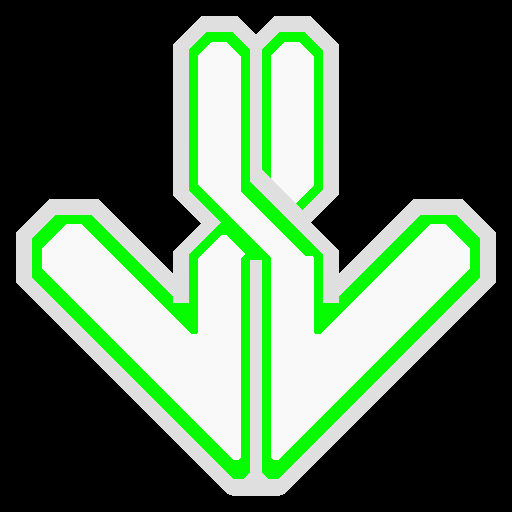
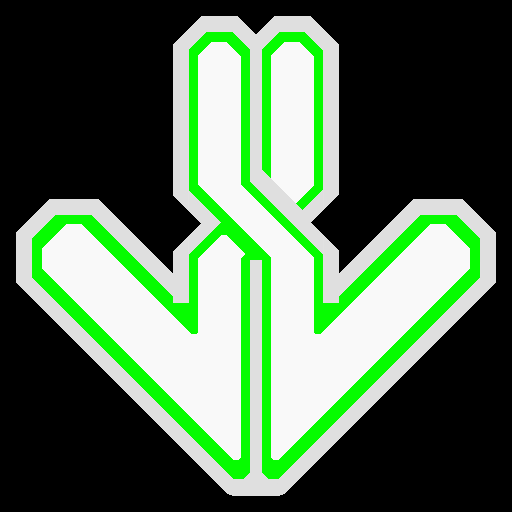
Layered file, before and after one edit (512x512). Changes by layer:
painted on "CENTER 2" over 241, 185, 312, 256
painted on "CENTER 1" over 241, 185, 299, 243
painted on "ARROW" over 241, 185, 312, 256
